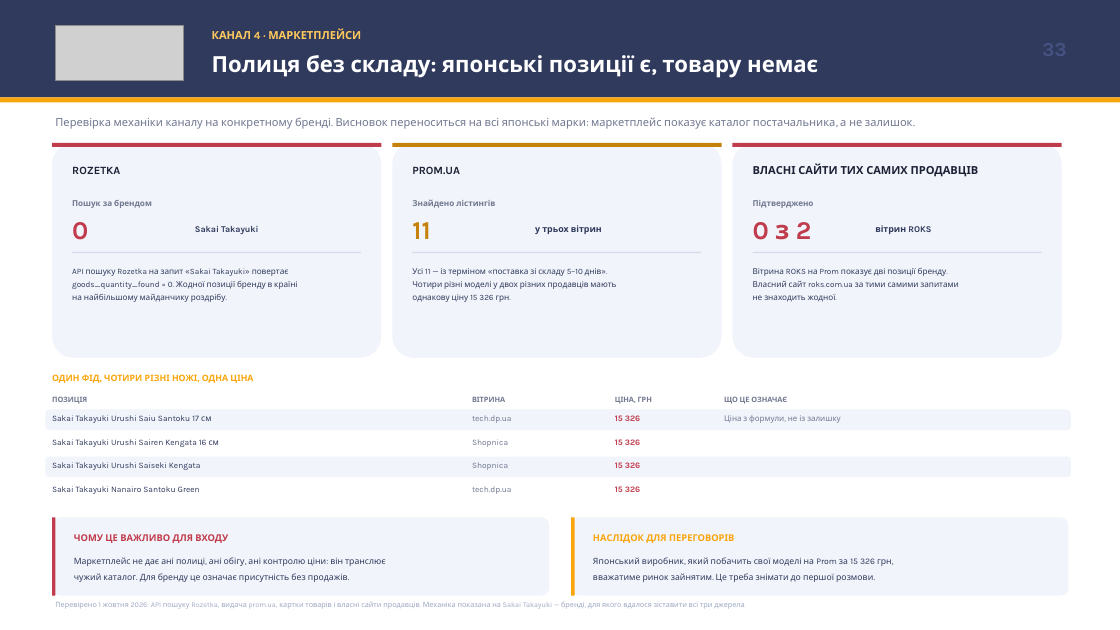
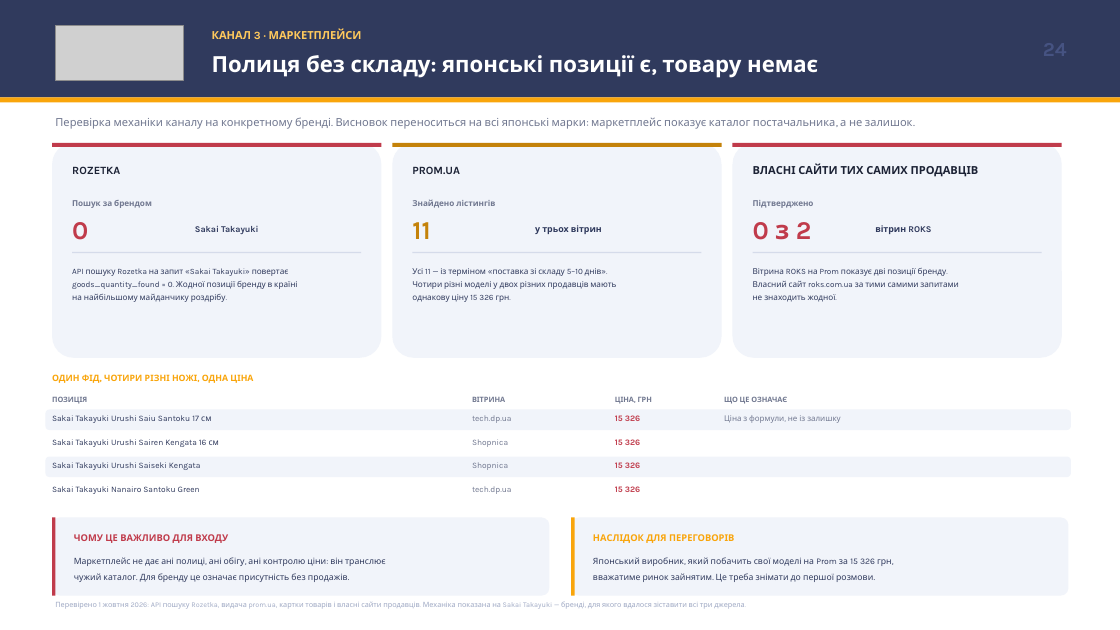
Before and after one commit to IllyaChaplygin/Chaplygin-Illya, a slide deck: slide 24 of Japanese_Knives_Ukraine_Market_Research.pptx (slide 33 before the commit). Drawn at 1120x630 pixels with LibreOffice and Linux fonts; fonts in the diff are those of the drawing; grey boxes stand for pictures. Boxes give left, top, right and bottom in pixels: in the first picture for what was removed or moved away, otherwise in the second. Text is boxed around its words. In the diff, an @@ line names an element or a change of style, - is before the commit and + after.

```diff
--- a/Japanese_Knives_Ukraine_Market_Research.pptx
+++ b/Japanese_Knives_Ukraine_Market_Research.pptx
@@ text at box(212, 29, 362, 39): text changed @@
-КАНАЛ 4 · МАРКЕТПЛЕЙСИ
+КАНАЛ 3 · МАРКЕТПЛЕЙСИ
```
Also in this commit, not shown: 28 other slides changed, 15 slides removed.
